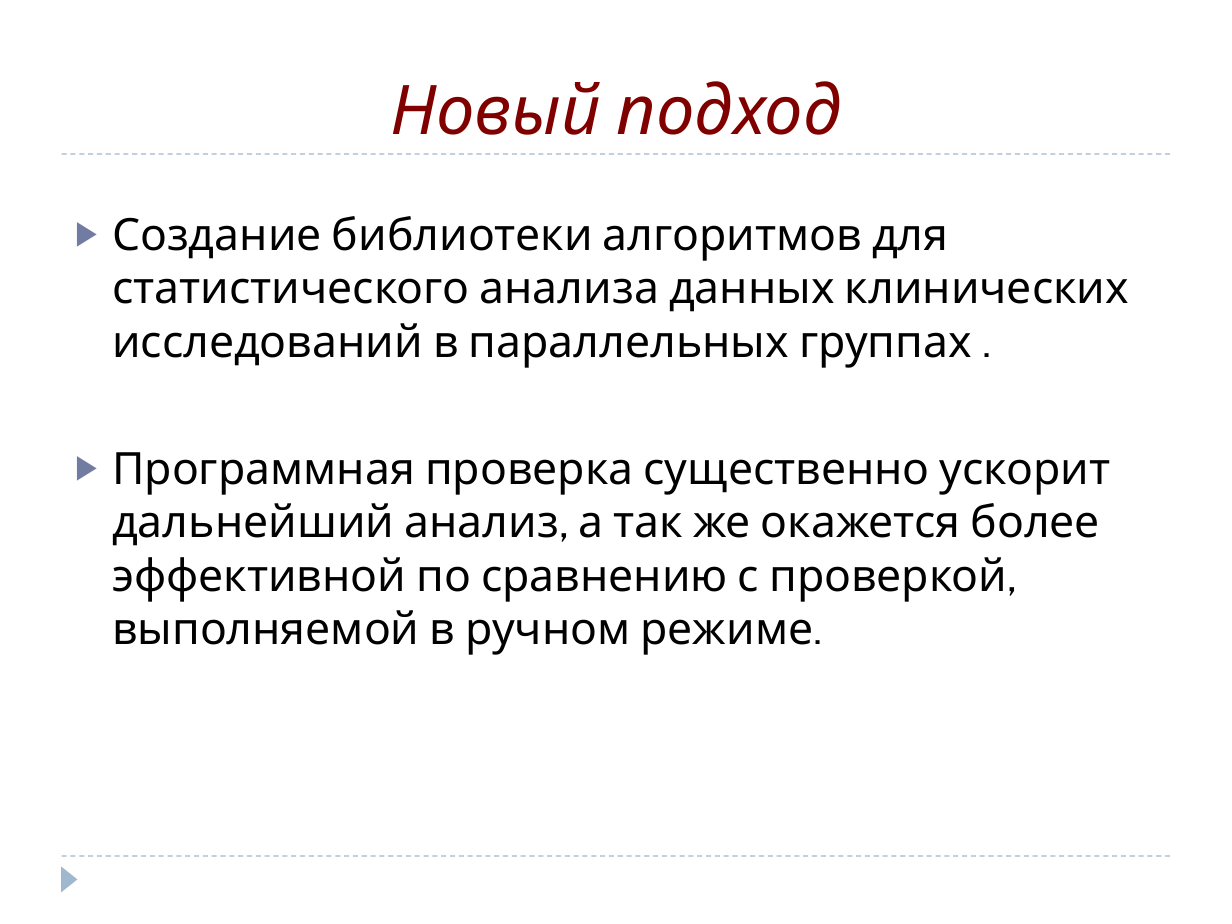
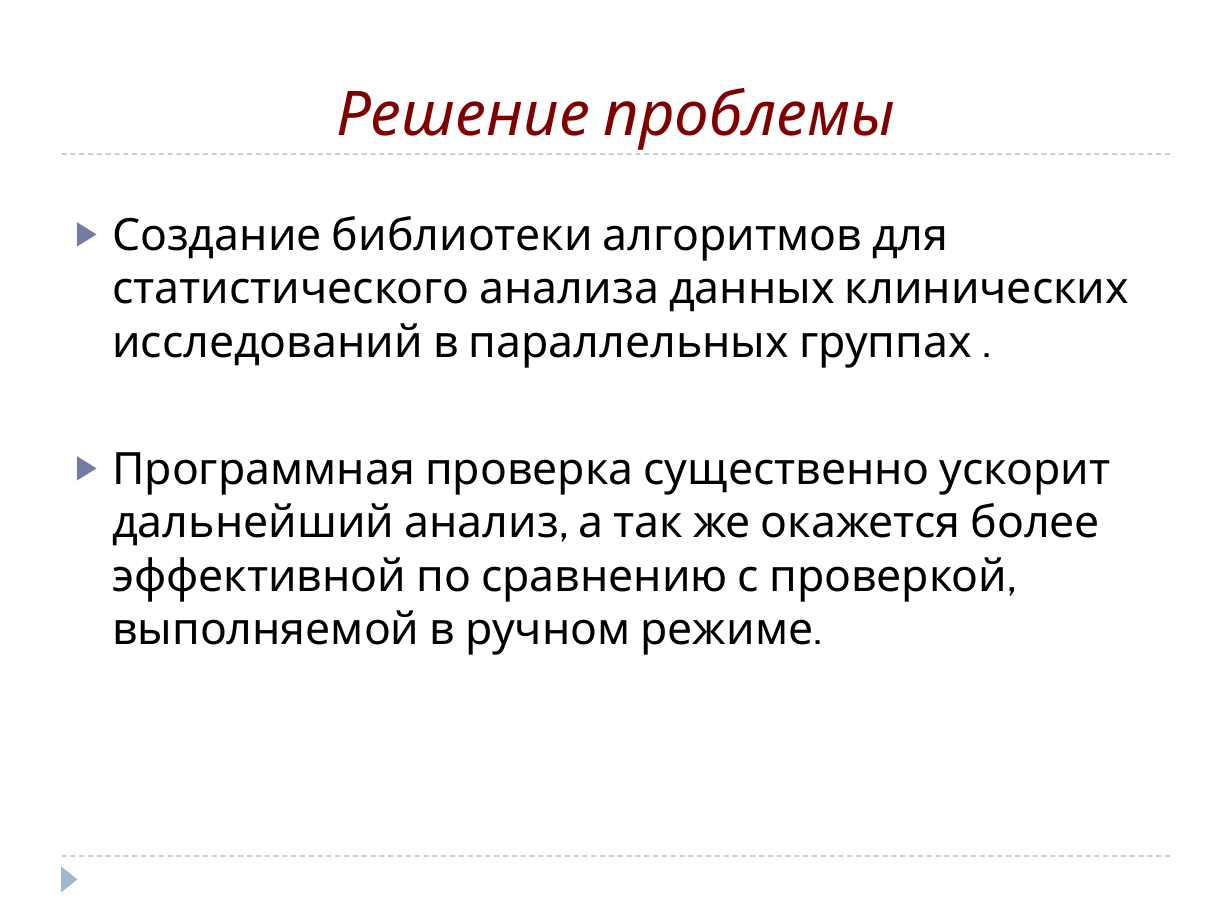
Before and after one commit to SophieKoshkareva/Article, a slide deck: slide 5 of Diploma_Koshkareva.pptx. Drawn at 1232x924 pixels with LibreOffice and Linux fonts; fonts in the diff are those of the drawing. Boxes give left, top, right and bottom in pixels: in the first picture for what was removed or moved away, otherwise in the second. Text is boxed around its words. In the diff, an @@ line names an element or a change of style, - is before the commit and + after.

```diff
--- a/Diploma_Koshkareva.pptx
+++ b/Diploma_Koshkareva.pptx
@@ title at (336, 88, 896, 150): text changed; size 40 to 36 pt @@
-Новый подход
+Решение проблемы
```
Also in this commit, not shown: 4 other slides changed, 1 other file.
